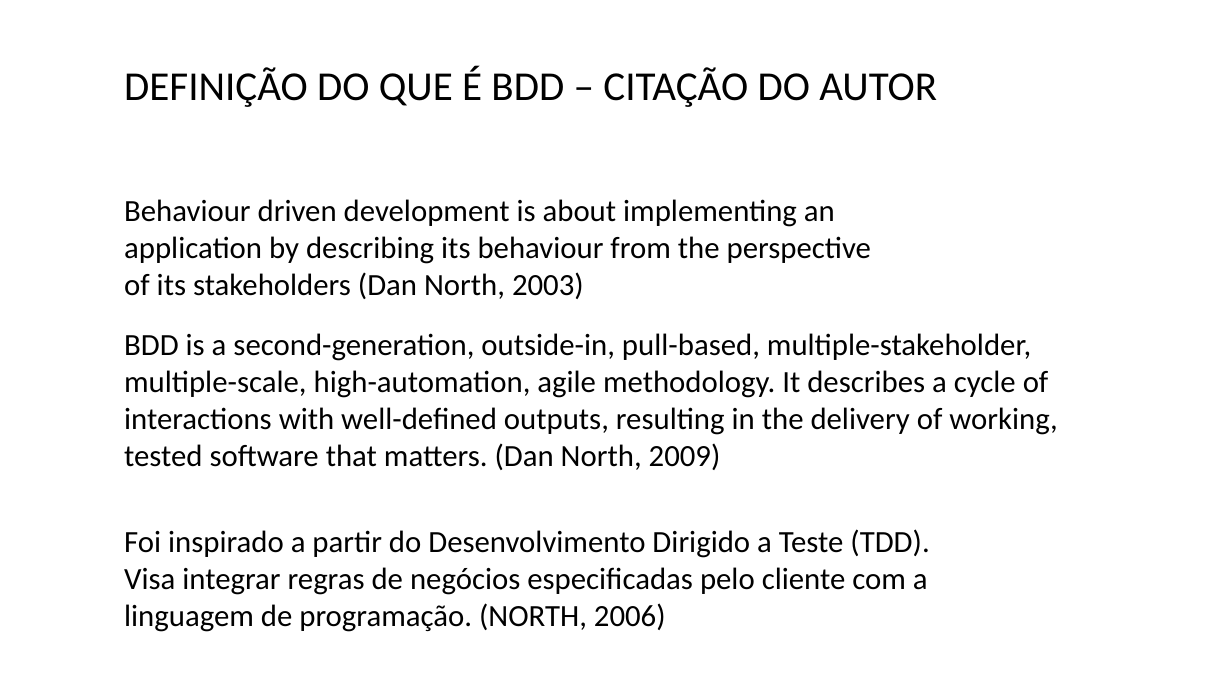
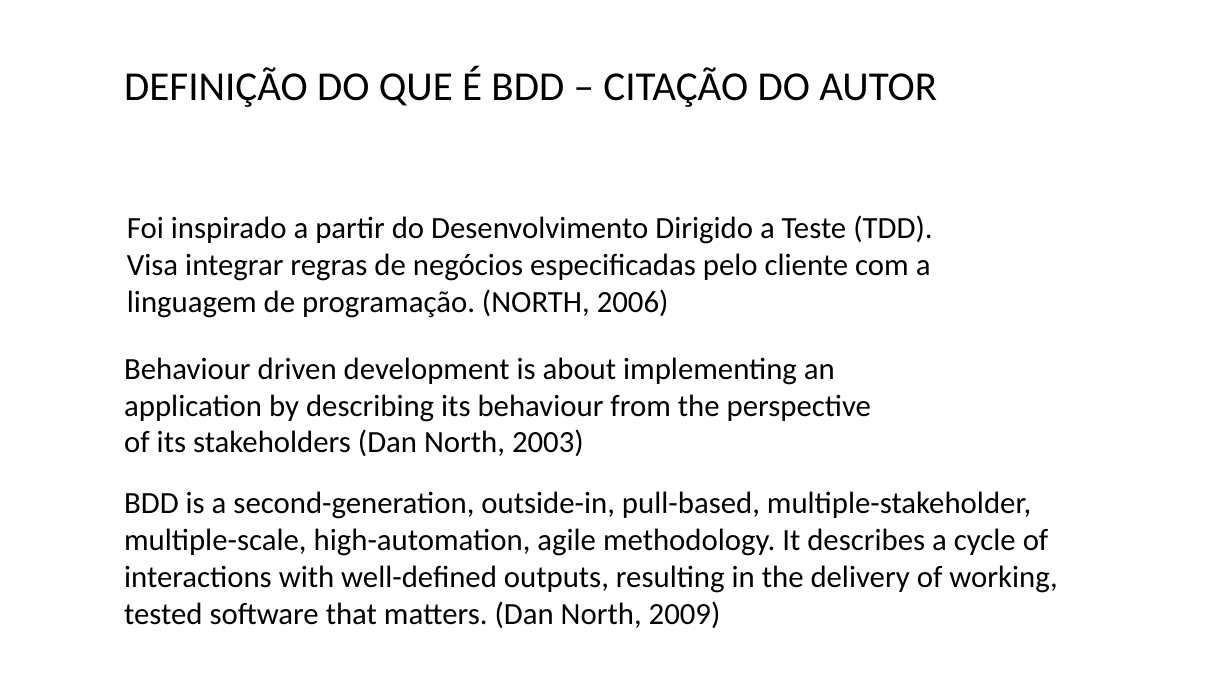
Before and after one commit to feevars/fatec4SEM, a slide deck: slide 2 of 2SEM/IES100 - Engenharia de Software I/BDD - Behavior Driven Development/apresentacao-oficial_BDD.pptx. Drawn at 1232x693 pixels with LibreOffice and Linux fonts; fonts in the diff are those of the drawing. Boxes give left, top, right and bottom in pixels: in the first picture for what was removed or moved away, otherwise in the second. Text is boxed around its words. In the diff, an @@ line names an element or a change of style, - is before the commit and + after.

```diff
--- a/2SEM/IES100 - Engenharia de Software I/BDD - Behavior Driven Development/apresentacao-oficial_BDD.pptx
+++ b/2SEM/IES100 - Engenharia de Software I/BDD - Behavior Driven Development/apresentacao-oficial_BDD.pptx
@@ text "Foi inspirado a partir do ...": place and size @@
-text "Foi inspirado a partir do ..." at bbox=[124, 529, 929, 632]
+text "Foi inspirado a partir do ..." at bbox=[127, 215, 932, 318]
@@ text "Behaviour driven development is about ...": place and size @@
-text "Behaviour driven development is about ..." at bbox=[124, 199, 871, 299]
+text "Behaviour driven development is about ..." at bbox=[124, 357, 871, 456]
@@ text "BDD is a second-generation, outside-in, ...": place and size @@
-text "BDD is a second-generation, outside-in, ..." at bbox=[124, 333, 1057, 470]
+text "BDD is a second-generation, outside-in, ..." at bbox=[124, 491, 1057, 628]
```
Also in this commit, not shown: 2 other slides changed.
